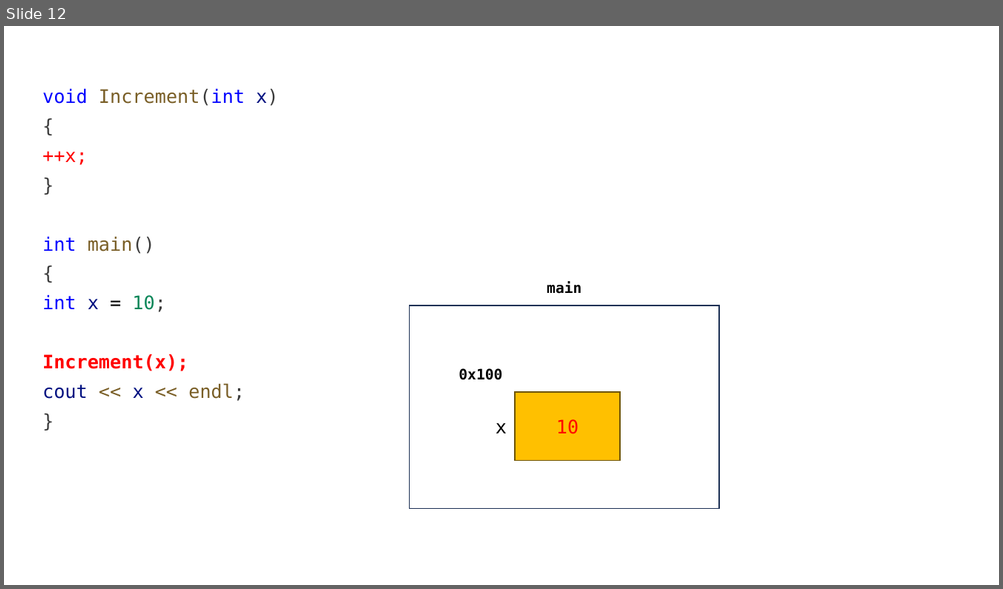
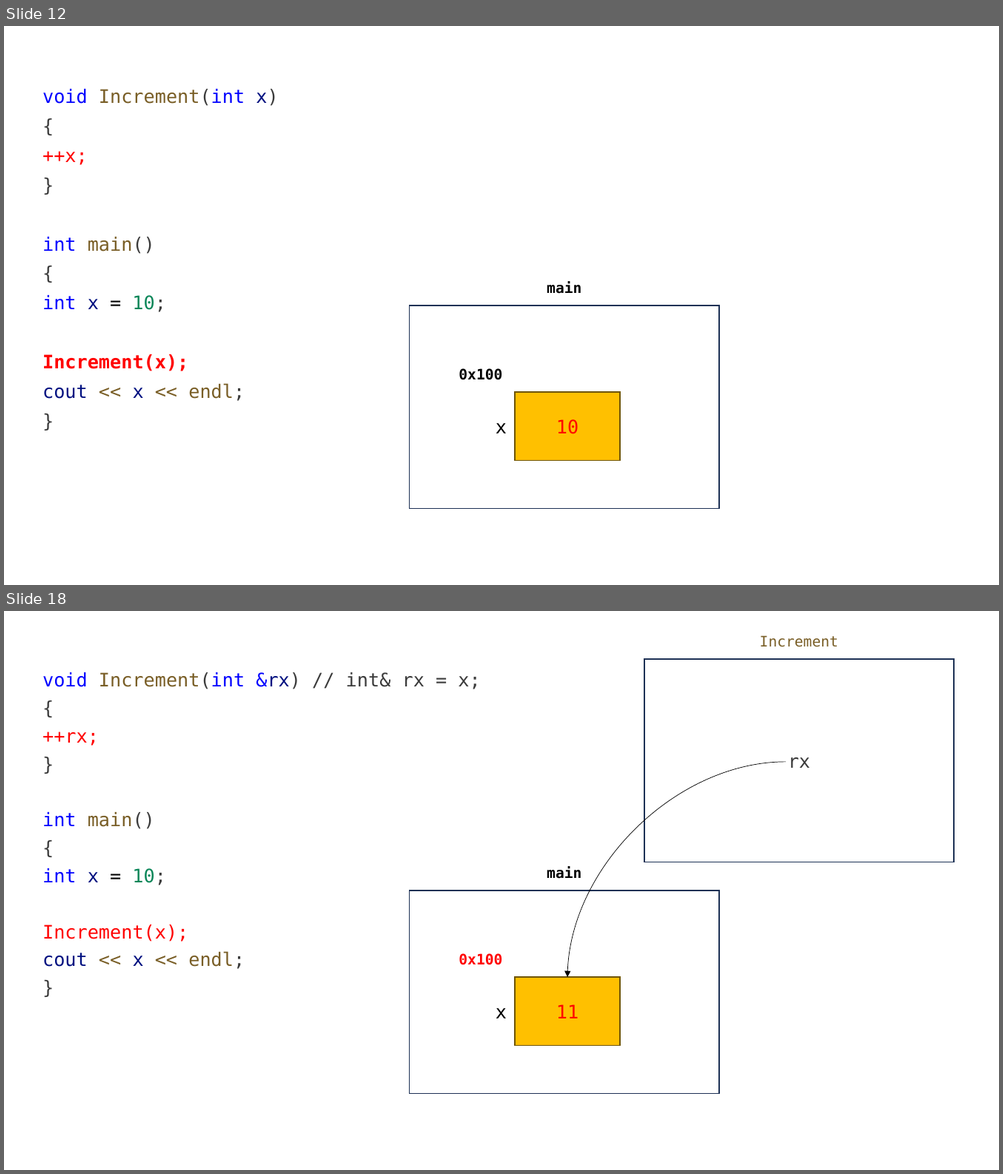
Before and after one commit to yoondev-classroom/cpp_250512, a slide deck: cpp_250512.pptx. Shown one above the other, each under a label of ours: slide 12 before the commit, slides 12 and 18 after it; the slides between them are not shown. The pictures are 1003x589 and 1003x1174 pixels, drawn with LibreOffice and Linux fonts; fonts in the diff are those of the drawing. Boxes give left, top, right and bottom in pixels: in the first picture for what was removed or moved away, otherwise in the second. Text is boxed around its words. In the diff, an @@ line names an element or a change of style, - is before the commit and + after.

```diff
--- a/cpp_250512.pptx
+++ b/cpp_250512.pptx
@@ slide 18 added at (x1=4, y1=611, x2=999, y2=1170), background #FFFFFF @@
@@ text added at (x1=760, y1=635, x2=838, y2=647), 14 pt, text #795E26 @@
+Increment
@@ text added at (x1=42, y1=672, x2=480, y2=969), 18 pt, text #795E26 @@
+void Increment(int &rx) // int& rx = x;
+{
+++rx;
+}
+int main()
+{
+int x = 10;
+Increment(x);
+cout << x << endl;
+}
@@ rectangle added at (x1=644, y1=659, x2=954, y2=862), fill #FFFFFF, outline #1E3256 1 pt, 18 pt, text #3B3B3B @@
+rx
@@ curved arrow added from (786, 762) to (567, 977), #000000 0.5 pt @@
@@ text added at (x1=546, y1=866, x2=581, y2=879), 14 pt, text #000000, bold @@
+main
@@ rectangle added at (x1=409, y1=891, x2=719, y2=1093), fill #FFFFFF, outline #1E3256 1 pt, 18 pt, text #FFFFFF @@
+0x16ce92c2c
@@ text added at (x1=458, y1=954, x2=502, y2=965), 14 pt, text #FF0000, bold @@
+0x100
@@ rectangle added at (x1=515, y1=977, x2=620, y2=1046), fill #FFC000, outline #705400 1 pt, 18 pt, text #FF0000 @@
+11
@@ text added at (x1=495, y1=1008, x2=506, y2=1019), 18 pt, text #000000 @@
+x
```
Also in this commit, not shown: 6 other slides added, 1 other file.
